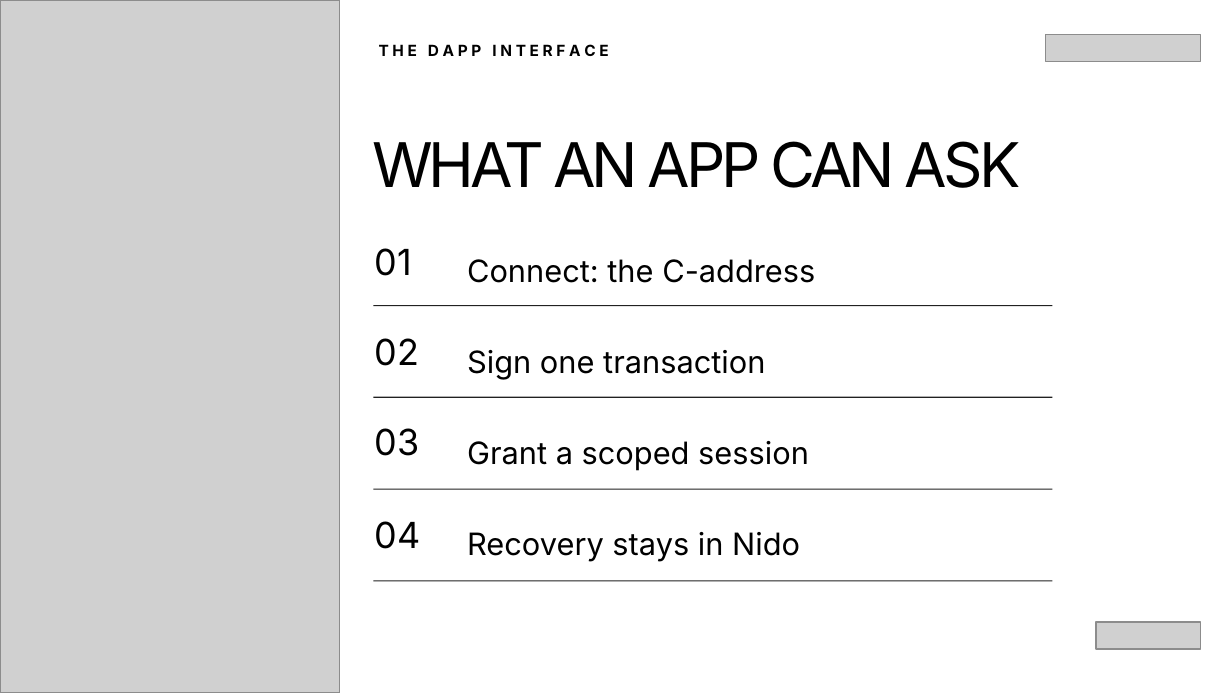
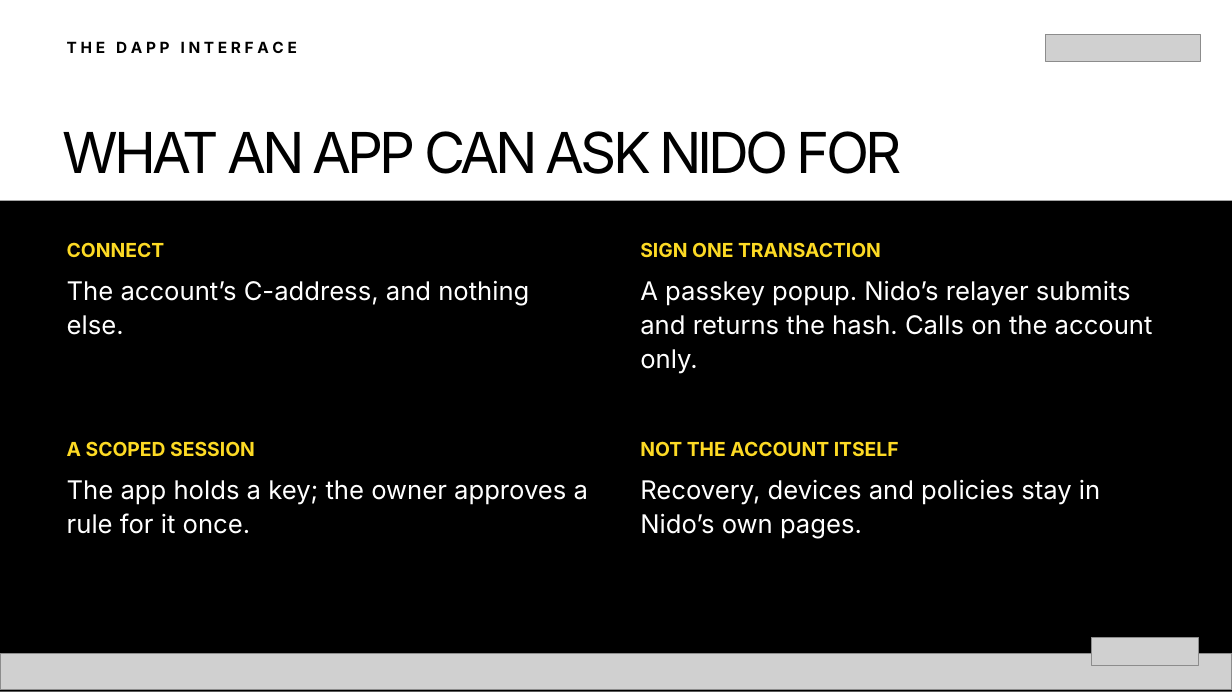
Before and after one commit to bitswell-hq/nidohq__scaffold-template, a slide deck: slide 24 of slides/dist/hack-meridian-smart-accounts.pptx. Drawn at 1232x693 pixels with LibreOffice and Linux fonts; fonts in the diff are those of the drawing; grey boxes stand for pictures. Boxes give left, top, right and bottom in pixels: in the first picture for what was removed or moved away, otherwise in the second. Text is boxed around its words. In the diff, an @@ line names an element or a change of style, - is before the commit and + after.

```diff
--- a/slides/dist/hack-meridian-smart-accounts.pptx
+++ b/slides/dist/hack-meridian-smart-accounts.pptx
@@ picture removed at (0, 0, 340, 693) @@
@@ text "T H E D A ...": place and size @@
-text "T H E D A ..." at (379, 44, 608, 56)
+text "T H E D A ..." at (67, 41, 297, 53)
@@ text at (63, 131, 902, 174): text changed; size 36 to 33 pt @@
-WHAT AN APP CAN ASK
+WHAT AN APP CAN ASK NIDO FOR
@@ rectangle added at (0, 201, 1232, 691), fill #000000 @@
@@ text added at (67, 242, 165, 257), 11.2 pt, text #FDDA24, bold @@
+CONNECT
@@ text removed at (374, 248, 411, 276) @@
-01
@@ text removed at (467, 259, 815, 283) @@
-Connect: the C-address
@@ text at (640, 242, 881, 258): text changed; size 18 to 11.2 pt; text colour #000000 to #FDDA24; bold on @@
-Sign one transaction
+SIGN ONE TRANSACTION
@@ text added at (67, 280, 529, 335), 15 pt, text #FFFFFF @@
+The account’s C-address, and nothing else.
@@ text added at (640, 280, 1153, 374), 15 pt, text #FFFFFF @@
+A passkey popup. Nido’s relayer submits and returns the hash. Calls on the account only.
@@ rectangle removed at (373, 306, 1052, 307) @@
@@ text removed at (374, 338, 419, 366) @@
-02
@@ rectangle removed at (373, 397, 1052, 398) @@
@@ text at (67, 441, 255, 457): text changed; size 18 to 11.2 pt; text colour #000000 to #FDDA24; bold on @@
-Grant a scoped session
+A SCOPED SESSION
@@ text removed at (374, 428, 419, 456) @@
-03
@@ text added at (640, 441, 899, 457), 11.2 pt, text #FDDA24, bold @@
+NOT THE ACCOUNT ITSELF
@@ text at (640, 479, 1100, 539): text changed; size 18 to 15 pt; text colour #000000 to #FFFFFF @@
-Recovery stays in Nido
+Recovery, devices and policies stay in Nido’s own pages.
@@ text added at (67, 480, 588, 534), 15 pt, text #FFFFFF @@
+The app holds a key; the owner approves a rule for it once.
@@ rectangle removed at (373, 488, 1052, 489) @@
@@ text removed at (374, 521, 420, 549) @@
-04
@@ rectangle removed at (373, 580, 1052, 582) @@
@@ picture removed at (1096, 622, 1201, 649) @@
@@ picture added at (0, 653, 1232, 690) @@
@@ picture added at (1092, 638, 1199, 665) @@
```
Also in this commit, not shown: 22 other slides changed, 6 slides added, 7 slides removed, 14 other files.
